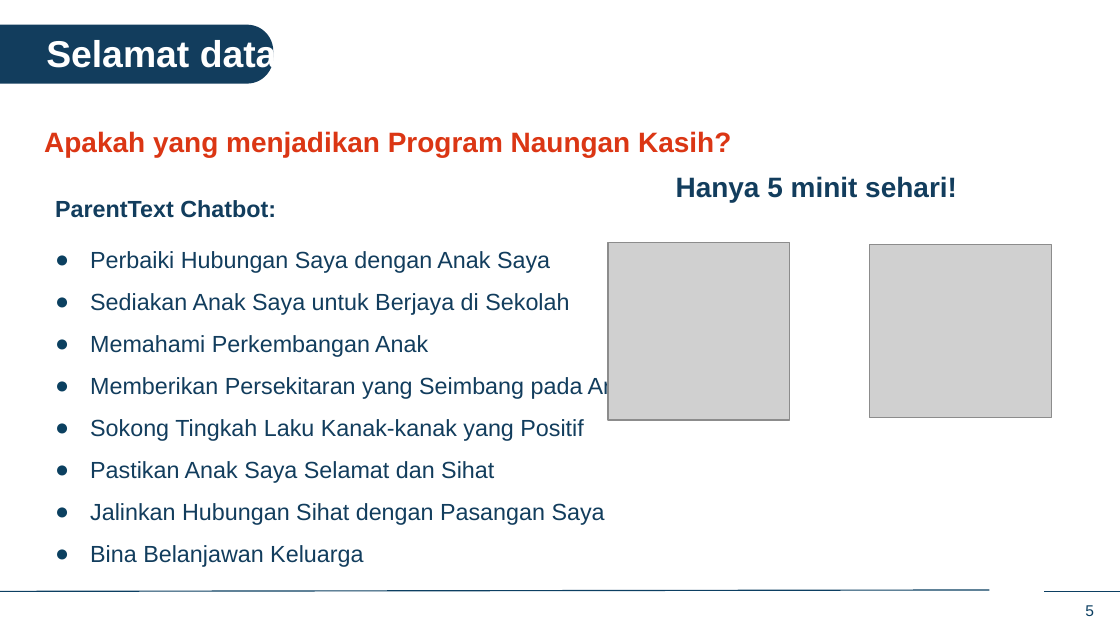
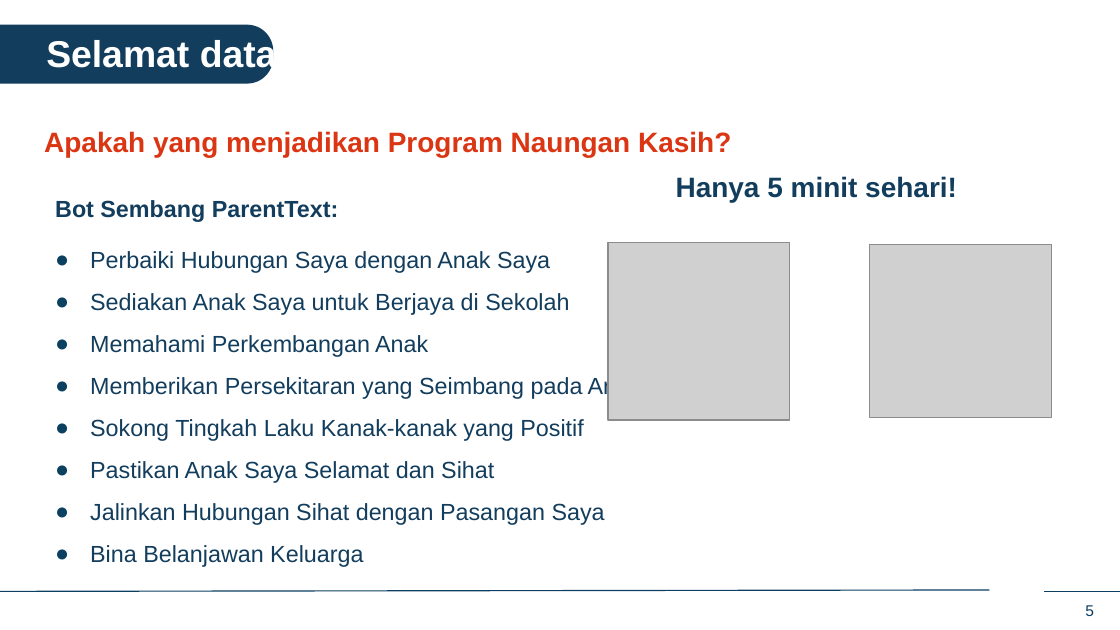
Before and after one commit to IDEMSInternational/plh-digital-content, a slide deck: slide 5 of translations/facilitator_app_malaysia/ms/ms_in_person_sessions.pptx. Drawn at 1120x630 pixels with LibreOffice and Linux fonts; fonts in the diff are those of the drawing; grey boxes stand for pictures; background and template pictures are left out. Boxes give left, top, right and bottom in pixels: in the first picture for what was removed or moved away, otherwise in the second. Text is boxed around its words. In the diff, an @@ line names an element or a change of style, - is before the commit and + after.

```diff
--- a/translations/facilitator_app_malaysia/ms/ms_in_person_sessions.pptx
+++ b/translations/facilitator_app_malaysia/ms/ms_in_person_sessions.pptx
@@ text at (x1=55, y1=200, x2=339, y2=222): text changed @@
-ParentText Chatbot:
+Bot Sembang ParentText:
```
Also in this commit, not shown: 10 other slides changed.
